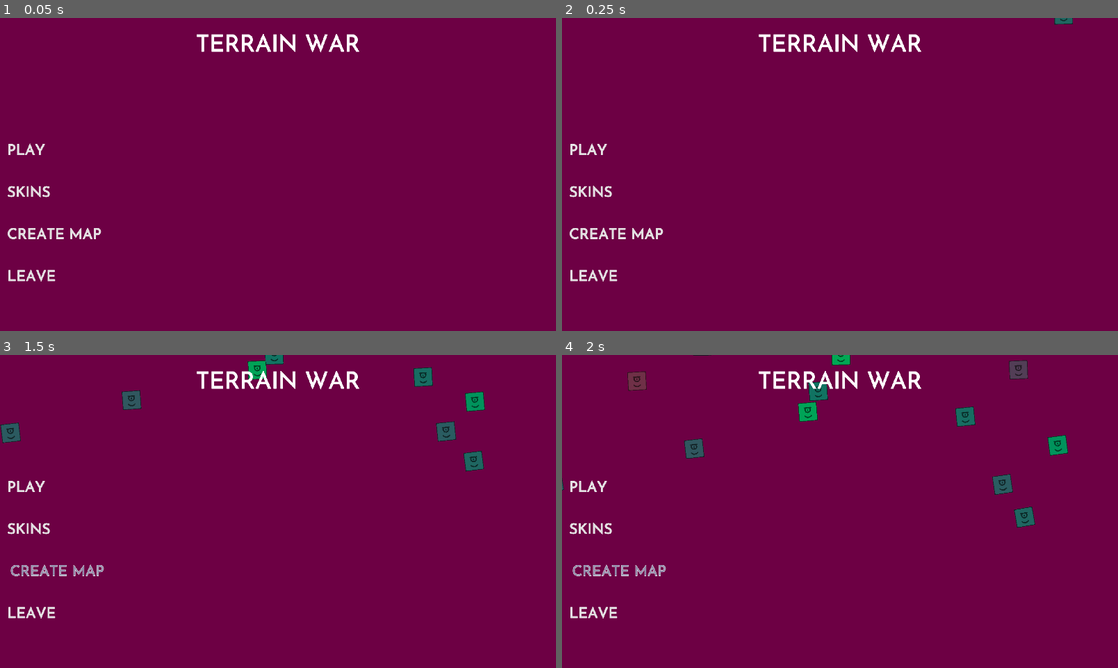
Above: before the commit, frames 1-4 (two rows, left to right).
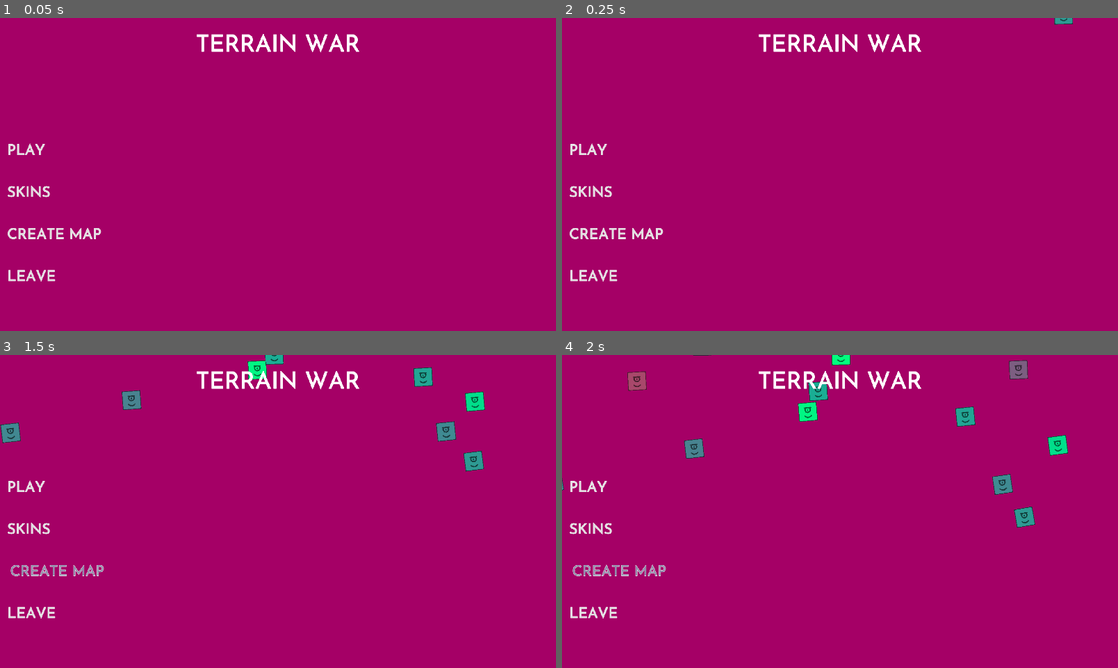
Above: after the commit, the same moments.

Repository: VoidScientist/Terrain-War
Game: Godot game, scene res://scenes/main_menu.tscn
Same seed, same stepped clock (60 frames per second), same inputs: the game is played once before the commit and once after it.
Inputs:
- Up to frame 1 (0.05 s): no input
- Up to frame 2 (0.25 s): no input
- Up to frame 3 (1.5 s): click "SKINS" at 0.5 s; click "CREATE MAP" at 1.25 s
- Up to frame 4 (2 s): no input

The runs differ from the first frame. In frame 1, 99% of the frame differs, in the area x 0-100%, y 0-100%; in frame 2, 99%; in frame 3, 99%; in frame 4, 99%.

Commit message:
made player_service an autoload script

Diff:
--- a/project.godot
+++ b/project.godot
@@ -23,23 +23,21 @@
 "class": "Player",
 "language": "GDScript",
 "path": "res://scripts/player_struct.gd"
-}, {
-"base": "Node2D",
-"class": "PlayerService",
-"language": "GDScript",
-"path": "res://scripts/player_service.gd"
 } ]
 _global_script_class_icons={
 "FloodFill": "",
 "Map": "",
-"Player": "",
-"PlayerService": ""
+"Player": ""
 }
 
 [application]
 
 config/name="Terrain War"
 run/main_scene="res://scenes/main_menu.tscn"
+
+[autoload]
+
+PlayerService="*res://scripts/player_service.gd"
 
 [display]
 
--- a/scenes/main_menu.tscn
+++ b/scenes/main_menu.tscn
@@ -37,12 +37,11 @@
 hue_variation = 0.13
 hue_variation_random = 1.0
 
-[node name="ColorRect2" type="ColorRect" parent="."]
+[node name="MAINPART" type="Control" parent="."]
 anchor_right = 1.0
 anchor_bottom = 1.0
-color = Color( 0, 0, 0, 0.337255 )
 
-[node name="buttons" type="Control" parent="."]
+[node name="buttons" type="Control" parent="MAINPART"]
 anchor_top = 0.5
 anchor_bottom = 0.5
 margin_left = 25.0
@@ -51,7 +50,7 @@
 margin_bottom = 403.0
 rect_min_size = Vector2( 500, 500 )
 
-[node name="VBoxContainer" type="VBoxContainer" parent="buttons"]
+[node name="VBoxContainer" type="VBoxContainer" parent="MAINPART/buttons"]
 anchor_top = 0.5
 anchor_bottom = 0.5
 margin_top = -204.0
@@ -59,7 +58,7 @@
 margin_bottom = 204.0
 custom_constants/separation = 75
 
-[node name="play_button" type="Button" parent="buttons/VBoxContainer"]
+[node name="play_button" type="Button" parent="MAINPART/buttons/VBoxContainer"]
 margin_right = 530.0
 margin_bottom = 70.0
 rect_min_size = Vector2( 0, 70 )
@@ -75,7 +74,7 @@
 align = 0
 icon_align = 1
 
-[node name="skin_button" type="Button" parent="buttons/VBoxContainer"]
+[node name="skin_button" type="Button" parent="MAINPART/buttons/VBoxContainer"]
 margin_top = 145.0
 margin_right = 530.0
 margin_bottom = 215.0
@@ -92,7 +91,7 @@
 align = 0
 icon_align = 1
 
-[node name="create_button" type="Button" parent="buttons/VBoxContainer"]
+[node name="create_button" type="Button" parent="MAINPART/buttons/VBoxContainer"]
 margin_top = 290.0
 margin_right = 530.0
 margin_bottom = 360.0
@@ -108,7 +107,7 @@
 flat = true
 align = 0
 
-[node name="leave_game" type="Button" parent="buttons/VBoxContainer"]
+[node name="leave_game" type="Button" parent="MAINPART/buttons/VBoxContainer"]
 margin_top = 435.0
 margin_right = 530.0
 margin_bottom = 505.0
@@ -125,7 +124,7 @@
 flat = true
 align = 0
 
-[node name="game_name" type="RichTextLabel" parent="."]
+[node name="game_name" type="RichTextLabel" parent="MAINPART"]
 anchor_right = 1.0
 margin_top = 55.0
 margin_bottom = 155.0
@@ -137,5 +136,5 @@
 text = "TERRAIN WAR"
 scroll_active = false
 
-[connection signal="pressed" from="buttons/VBoxContainer/play_button" to="." method="_on_play_button_pressed"]
-[connection signal="pressed" from="buttons/VBoxContainer/leave_game" to="." method="_on_leave_game_pressed"]
+[connection signal="pressed" from="MAINPART/buttons/VBoxContainer/play_button" to="." method="_on_play_button_pressed"]
+[connection signal="pressed" from="MAINPART/buttons/VBoxContainer/leave_game" to="." method="_on_leave_game_pressed"]
--- a/scripts/map.gd
+++ b/scripts/map.gd
@@ -8,7 +8,7 @@
 onready var camera: Camera2D = $Camera2D
 onready var score_bar: TextureRect = $UI/UI_container/progress_bar
 onready var win_band: Control = $UI/UI_container/win_band
-onready var players: PlayerService = $PlayerService
+onready var players := PlayerService
 
 var flood_fill: FloodFill
 var map: Rect2
@@ -62,6 +62,9 @@
 
 		if players.game_finished(max_score):
 			emit_signal("game_ended", players.get_winner())
+
+			# TODO: THIS IS A WAY TO DO IT, BUT QUITE BAD
+			# SO MAKE IT BETTER WITH BUTTONS MAYBE?
 
 			yield(get_tree().create_timer(5), "timeout")
 
--- a/scripts/player_service.gd
+++ b/scripts/player_service.gd
@@ -1,5 +1,4 @@
 extends Node2D
-class_name PlayerService
 
 export (String) var player_1_name = "Joueur 1"
 export (String) var player_2_name = "Joueur 2"
